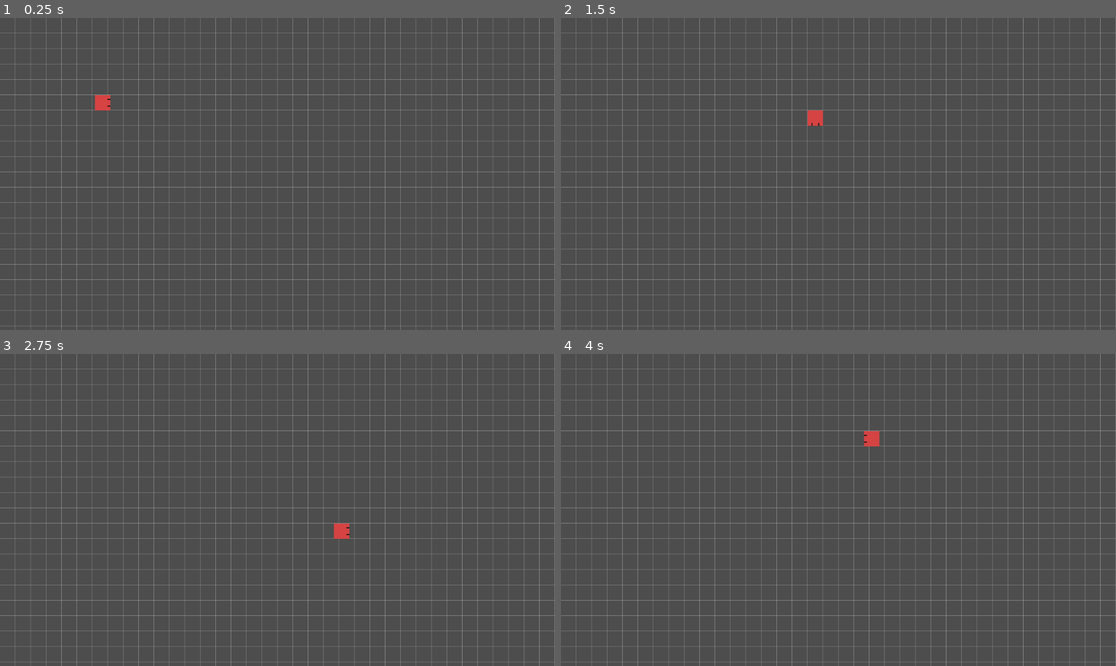
Above: before the commit, frames 1-4 (two rows, left to right).
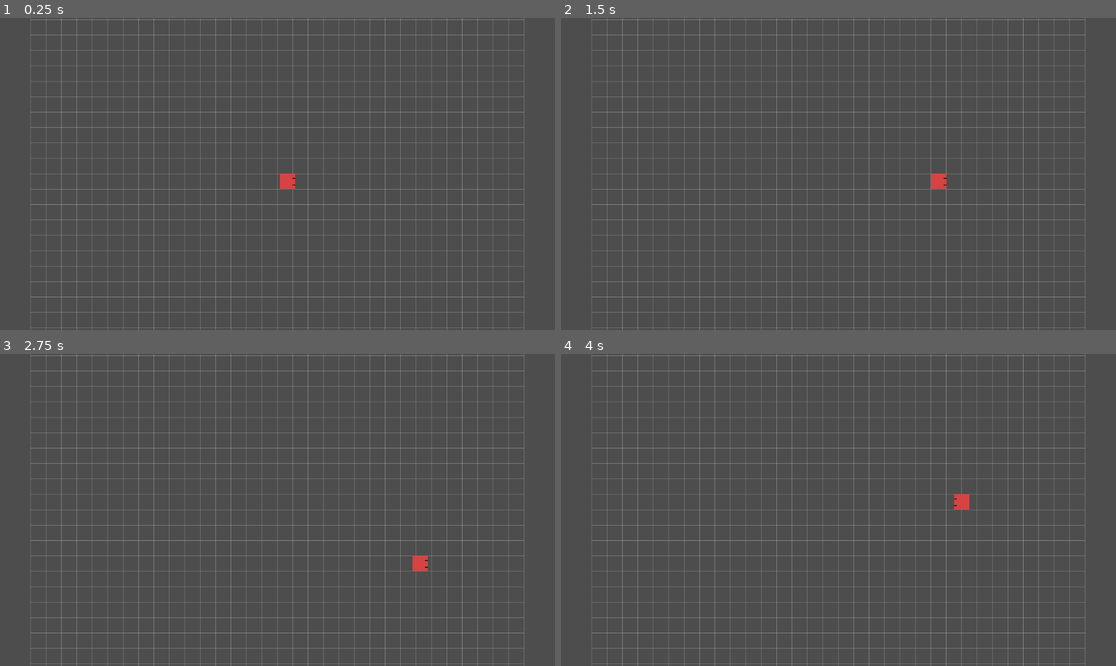
Above: after the commit, the same moments.

Repository: Morogox/Snakes2
Game: Godot game, scene res://Scenes/main.tscn
Same seed, same stepped clock (60 frames per second), same inputs: the game is played once before the commit and once after it.
Inputs:
- Up to frame 1 (0.25 s): no input
- Up to frame 2 (1.5 s): hold D (ui_right) 0.53-1.28 s; hold S (ui_down) from 1.28 s (still down)
- Up to frame 3 (2.75 s): release S (ui_down) at 2.03 s; hold D (ui_right) from 2.03 s (still down)
- Up to frame 4 (4 s): release D (ui_right) at 2.78 s; hold W (ui_up) 2.78-3.53 s; hold A (ui_left) from 3.53 s (still down)

The runs differ from the first frame. In frame 1, 6.4% of the frame differs, in the area x 0-100%, y 0-100%; in frame 2, 6.4%; in frame 3, 6.4%; in frame 4, 6.4%.

Commit message:
1.2.0.0 | Bounded Area, Camera, and Grid

Diff:
--- a/Scenes/main.tscn
+++ b/Scenes/main.tscn
@@ -1,9 +1,42 @@
-[gd_scene load_steps=3 format=3 uid="uid://bbl3meksyecp3"]
+[gd_scene load_steps=7 format=3 uid="uid://bbl3meksyecp3"]
 
 [ext_resource type="Script" uid="uid://cudp6vefwxmx5" path="res://Scripts/main.gd" id="1_bo1nx"]
 [ext_resource type="PackedScene" uid="uid://cf6rq26mmu03p" path="res://Scenes/snake_head.tscn" id="1_jjgbg"]
+
+[sub_resource type="WorldBoundaryShape2D" id="WorldBoundaryShape2D_bo1nx"]
+distance = -512.0
+
+[sub_resource type="WorldBoundaryShape2D" id="WorldBoundaryShape2D_8gbba"]
+distance = -512.0
+
+[sub_resource type="WorldBoundaryShape2D" id="WorldBoundaryShape2D_jjvhh"]
+distance = -512.0
+
+[sub_resource type="WorldBoundaryShape2D" id="WorldBoundaryShape2D_kry3j"]
+distance = -512.0
 
 [node name="main" type="Node2D"]
 script = ExtResource("1_bo1nx")
 
 [node name="SnakeHead" parent="." instance=ExtResource("1_jjgbg")]
+
+[node name="WorldBoundaries" type="StaticBody2D" parent="." groups=["Boundaries"]]
+
+[node name="Top" type="CollisionShape2D" parent="WorldBoundaries"]
+rotation = -3.14159
+shape = SubResource("WorldBoundaryShape2D_bo1nx")
+
+[node name="Down" type="CollisionShape2D" parent="WorldBoundaries"]
+shape = SubResource("WorldBoundaryShape2D_8gbba")
+
+[node name="Left" type="CollisionShape2D" parent="WorldBoundaries"]
+rotation = 1.5708
+shape = SubResource("WorldBoundaryShape2D_jjvhh")
+
+[node name="Right" type="CollisionShape2D" parent="WorldBoundaries"]
+rotation = -1.5708
+shape = SubResource("WorldBoundaryShape2D_kry3j")
+
+[node name="Camera2D" type="Camera2D" parent="."]
+
+[connection signal="body_entered" from="SnakeHead" to="SnakeHead" method="_on_body_entered"]
--- a/Scripts/main.gd
+++ b/Scripts/main.gd
@@ -4,20 +4,50 @@
 const GRID_COLOR = Color(0.7, 0.7, 0.7, 0.5)  # light gray, semi-transparent
 
 # Optional: grid size in cells
-const GRID_WIDTH = 50
-const GRID_HEIGHT = 50
+var grid_width = 50
+var grid_height = 50
+
+@onready var top_wall = $WorldBoundaries/Top
+@onready var bottom_wall = $WorldBoundaries/Down
+@onready var left_wall = $WorldBoundaries/Left
+@onready var right_wall = $WorldBoundaries/Right
+@onready var camera = $Camera2D
+
+var left
+var right
+var top
+var bottom
+
+var start_pos = Vector2.ZERO
+
+
 
 func _ready():
+	# Compute the playable area inside the walls
+	left = left_wall.position.x + left_wall.shape.distance
+	right = right_wall.position.x - right_wall.shape.distance
+	top = top_wall.position.y + top_wall.shape.distance
+	bottom = bottom_wall.position.y - bottom_wall.shape.distance
+
+
+	# Calculate grid size
+	grid_width = int((right - left) / GRID_SIZE)
+	grid_height = int((bottom - top) / GRID_SIZE)
+
+	# Center the camera
+	camera.position = Vector2((left + right)/2, (top + bottom)/2)
+
+	start_pos = Vector2(left, top)  # inside edge of the walls
 	queue_redraw()
 
 func _draw():
-	# Draw vertical lines
-	for x in range(GRID_WIDTH + 1):
-		var start = Vector2(x * GRID_SIZE, 0)
-		var end = Vector2(x * GRID_SIZE, GRID_HEIGHT * GRID_SIZE)
+	var start_pos = Vector2(left, top)
+	for x in range(grid_width + 1):
+		var start = start_pos + Vector2(x * GRID_SIZE, 0)
+		var end = start_pos + Vector2(x * GRID_SIZE, grid_height * GRID_SIZE)
 		draw_line(start, end, GRID_COLOR, 1)
-	# Draw horizontal lines
-	for y in range(GRID_HEIGHT + 1):
-		var start = Vector2(0, y * GRID_SIZE)
-		var end = Vector2(GRID_WIDTH * GRID_SIZE, y * GRID_SIZE)
+
+	for y in range(grid_height + 1):
+		var start = start_pos + Vector2(0, y * GRID_SIZE)
+		var end = start_pos + Vector2(grid_width * GRID_SIZE, y * GRID_SIZE)
 		draw_line(start, end, GRID_COLOR, 1)
--- a/Scripts/snake_head.gd
+++ b/Scripts/snake_head.gd
@@ -1,9 +1,11 @@
 extends Area2D
 var input_vector = Vector2.ZERO
 const GRID_SIZE = 32
-@export var move_delay = 0.1  # seconds per move, this is also speed; higher = slower
+@export var move_delay = 0.2  # seconds per move, this is also speed; higher = slower
 
-var snake_pos = Vector2(5, 5)   # grid coordinates
+var snake_pos = Vector2(0, 0)   # grid coordinates
+var start_pos = Vector2.ZERO
+
 var direction = Vector2.RIGHT
 var prev_pixel_pos = Vector2.ZERO
 var target_pixel_pos = Vector2.ZERO
@@ -13,11 +15,21 @@
 const MAX_QUEUE_SIZE = 2
 var input_queue = []
 
-func _ready():
-	# Origin is not at top left of a node, its at the center, so cell_offset is added
-	target_pixel_pos = snake_pos * GRID_SIZE + cell_offset
+
+func _init_position():
+	var main_node = get_parent()
+	# Set snake to the center of the grid
+	snake_pos = Vector2(floor(main_node.grid_width / 2), floor(main_node.grid_height / 2))
+
+	start_pos = main_node.start_pos
+	target_pixel_pos = start_pos + snake_pos * GRID_SIZE + cell_offset
 	prev_pixel_pos = target_pixel_pos
 	position = target_pixel_pos
+
+
+func _ready():
+	call_deferred("_init_position")
+
 
 func _process(delta):
 	move_timer += delta
@@ -38,20 +50,20 @@
 		_move_snake()
 
 	# Rotate head to face direction
-	if direction == Vector2.RIGHT:
-		rotation = 0
-	elif direction == Vector2.LEFT:
-		rotation = PI
-	elif direction == Vector2.UP:
-		rotation = -PI / 2
-	elif direction == Vector2.DOWN:
-		rotation = PI / 2
+	match direction:
+		Vector2.RIGHT:
+			rotation = 0
+		Vector2.LEFT:
+			rotation = PI
+		Vector2.UP:
+			rotation = -PI / 2
+		Vector2.DOWN:
+			rotation = PI / 2
 
 	# Smoothly interpolate position according to how much time (t) has passed since last move
 	var t = move_timer / move_delay
 	position = prev_pixel_pos.lerp(target_pixel_pos, t)
 
-	print(t)
 func _queue_direction(new_dir):
 	 # Only queue if it doesn’t reverse current direction or last queued
 	var last_dir = input_queue[-1] if input_queue.size() > 0 else direction
@@ -65,4 +77,9 @@
 	if input_queue.size() > 0:
 		direction = input_queue.pop_front()
 	snake_pos += direction
-	target_pixel_pos = snake_pos * GRID_SIZE + cell_offset
+	target_pixel_pos =  start_pos + snake_pos * GRID_SIZE + cell_offset
+
+
+func _on_body_entered(body: Node2D) -> void:
+	if body.is_in_group("Boundaries"):
+		print("Boundary Collision detected")
--- a/project.godot
+++ b/project.godot
@@ -14,6 +14,14 @@
 run/main_scene="uid://bbl3meksyecp3"
 config/features=PackedStringArray("4.4", "Forward Plus")
 config/icon="res://Sprites/icon.svg"
+
+[display]
+
+window/size/mode=2
+
+[global_group]
+
+Boundaries=""
 
 [input]
 
